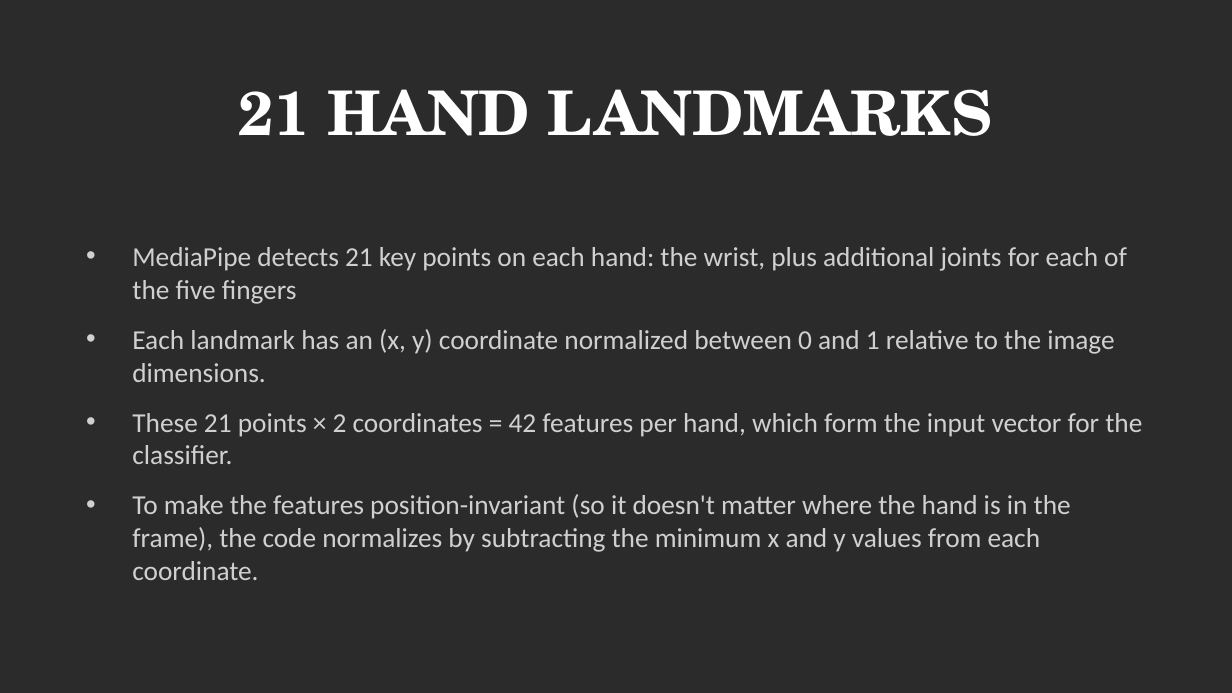
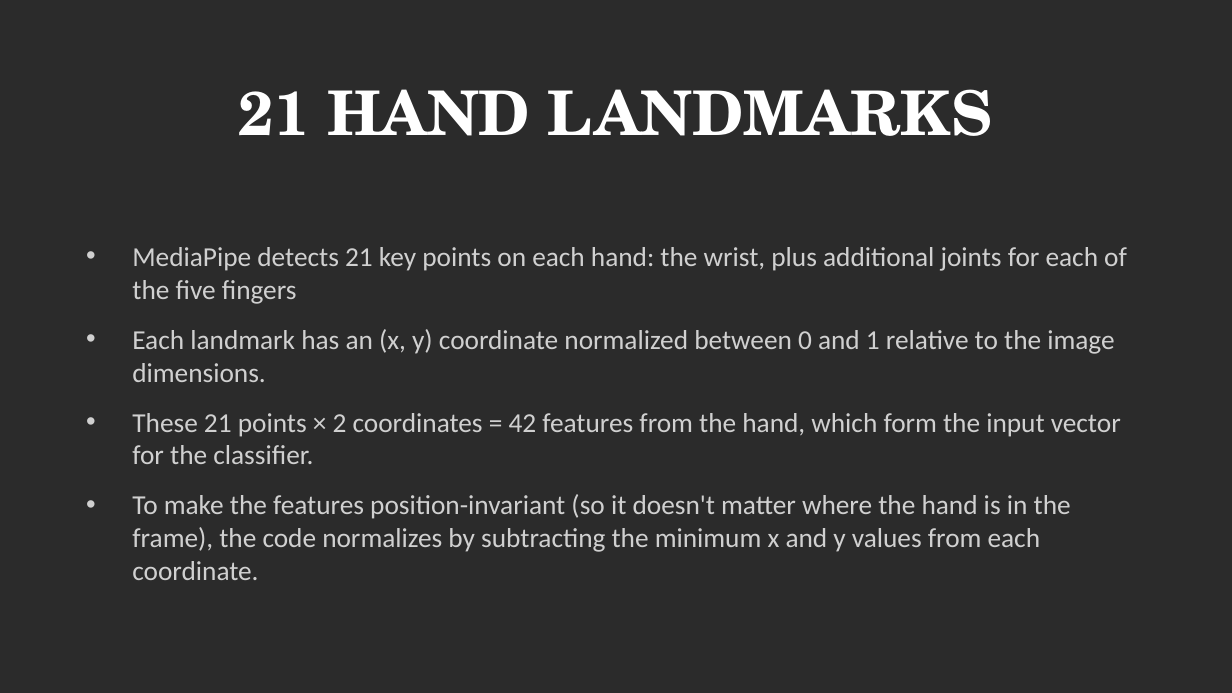
Before and after one commit to JR000270/sign_lang_opencv, a slide deck: slide 8 of ASL_ComputerVision.pptx. Drawn at 1232x693 pixels with LibreOffice and Linux fonts; fonts in the diff are those of the drawing; background and template pictures are left out; a plain dark background stands for a picture behind light text. Boxes give left, top, right and bottom in pixels: in the first picture for what was removed or moved away, otherwise in the second. Text is boxed around its words. In the diff, an @@ line names an element or a change of style, - is before the commit and + after.

```diff
--- a/ASL_ComputerVision.pptx
+++ b/ASL_ComputerVision.pptx
@@ text at <box>132,413,1121,464</box>: text changed @@
-• These 21 points × 2 coordinates = 42 features per hand, which form the input vector for the classifier.
+• These 21 points × 2 coordinates = 42 features from the hand, which form the input vector for the classifier.
```
Also in this commit, not shown: 2 other slides changed.
